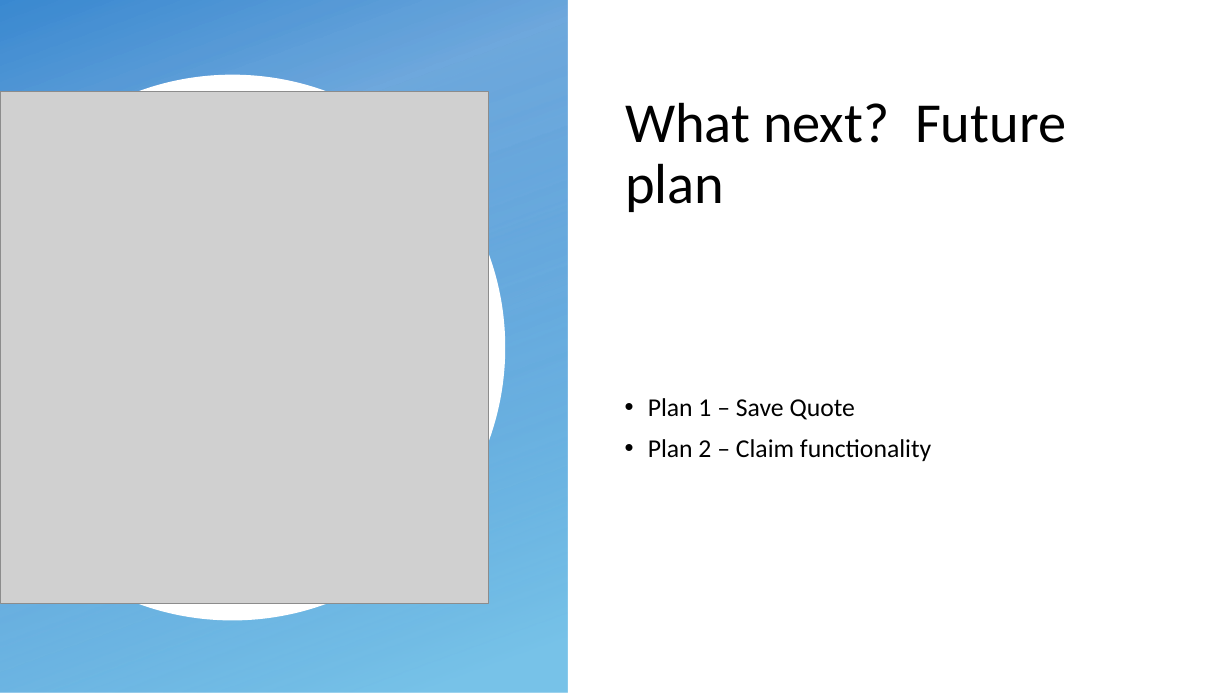
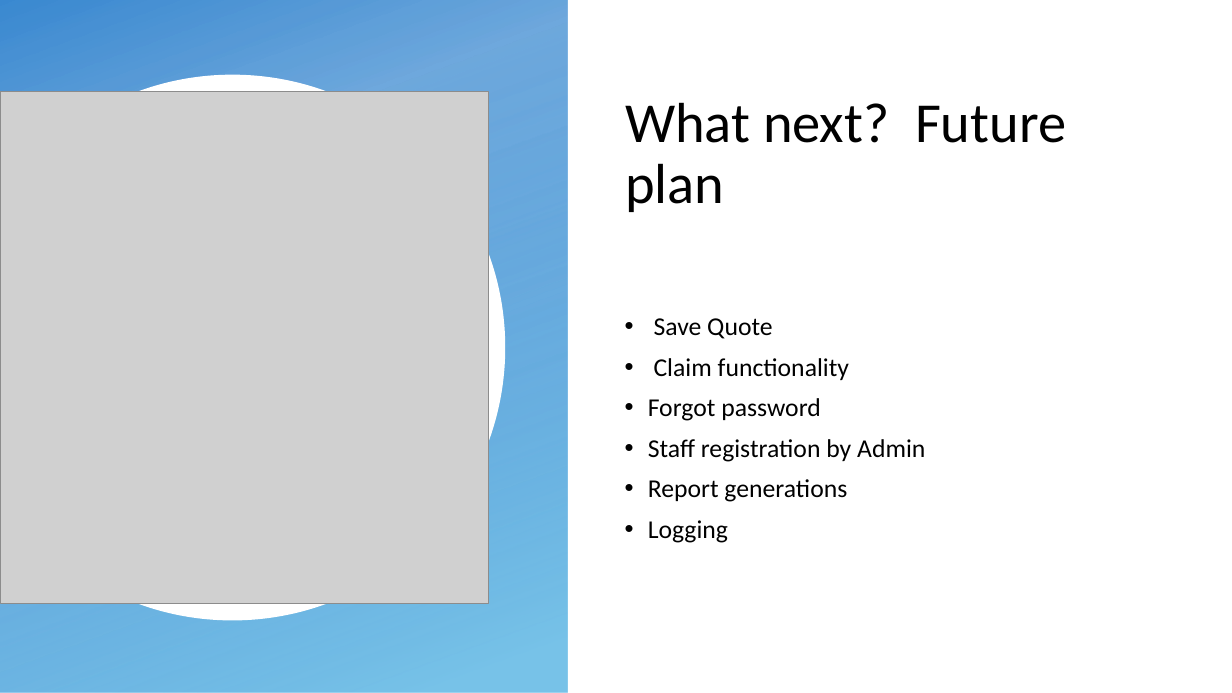
Before and after one commit to shahriteshj/InsurancePortal, a slide deck: slide 10 of Material/JP-Project-Presentation-Template.pptx. Drawn at 1232x693 pixels with LibreOffice and Linux fonts; fonts in the diff are those of the drawing; grey boxes stand for pictures; background and template pictures are left out. Boxes give left, top, right and bottom in pixels: in the first picture for what was removed or moved away, otherwise in the second. Text is boxed around its words. In the diff, an @@ line names an element or a change of style, - is before the commit and + after.

```diff
--- a/Material/JP-Project-Presentation-Template.pptx
+++ b/Material/JP-Project-Presentation-Template.pptx
@@ text at bbox=[648, 318, 925, 543]: text changed @@
-• Plan 1 – Save Quote
-• Plan 2 – Claim functionality
+• Save Quote
+• Claim functionality
+• Forgot password
+• Staff registration by Admin
+• Report generations
+• Logging
```
Also in this commit, not shown: 7 other slides changed, 1 slide added, 1 slide removed, 8 other files.
